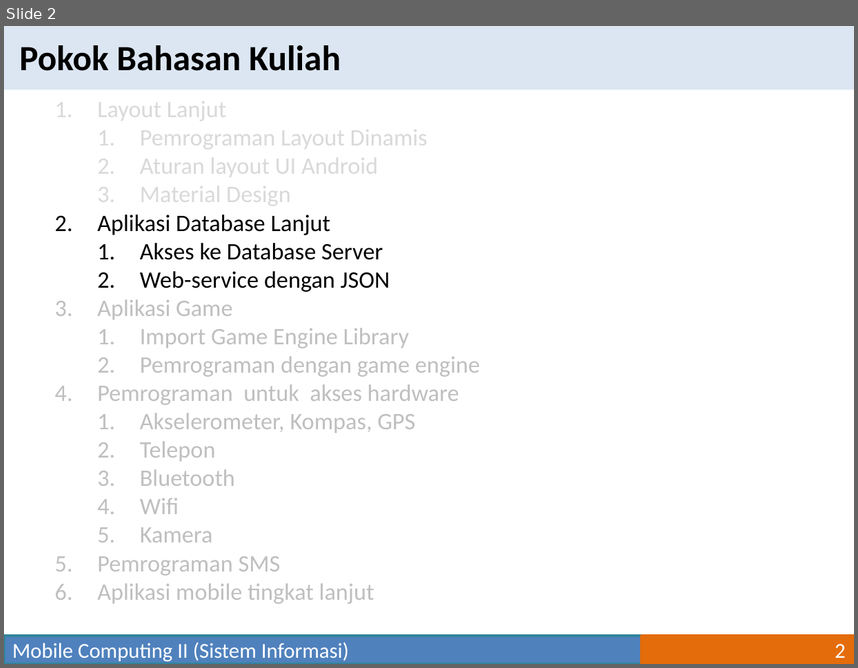
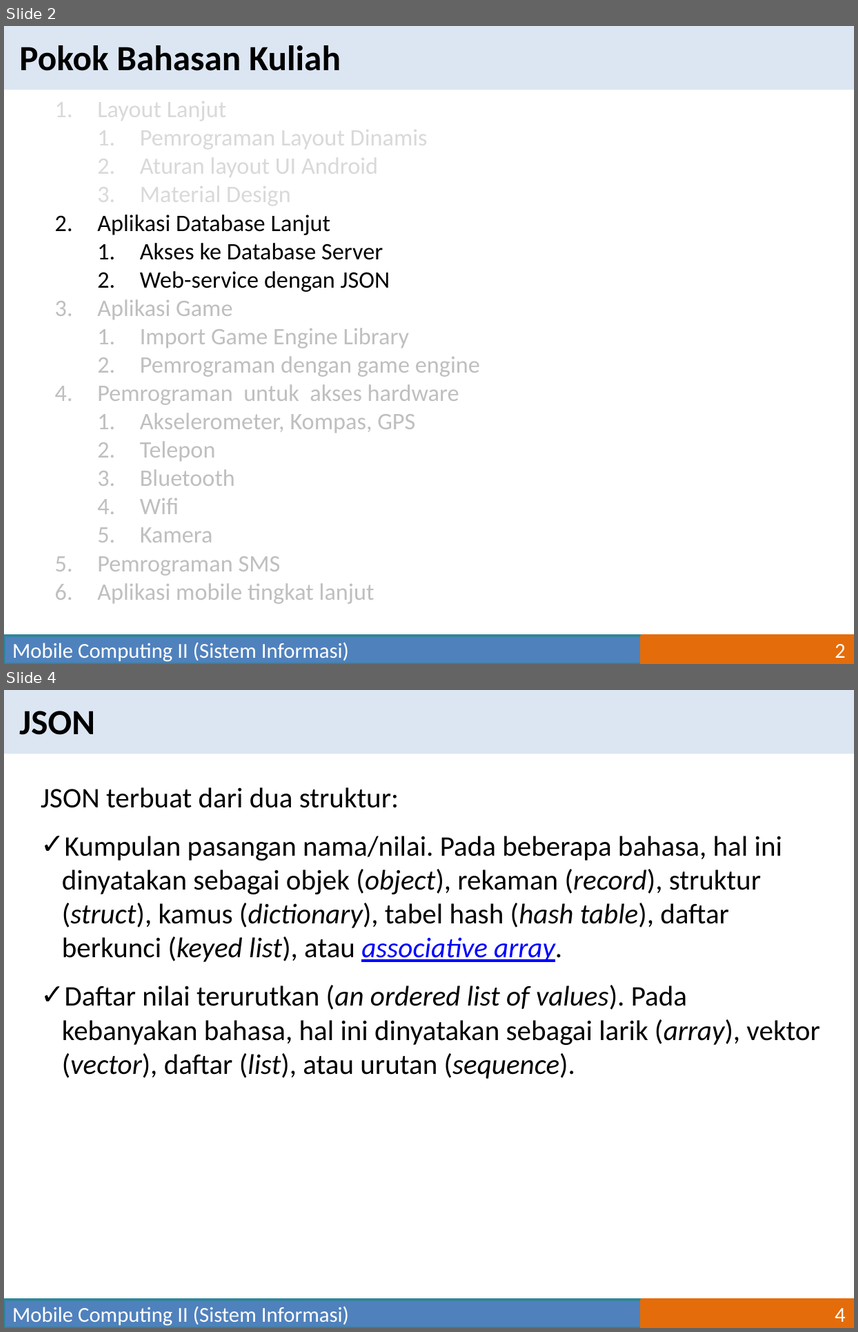
Before and after one commit to mpriyonots/Mobile-Computing-II, a slide deck: materi/Mobile Computing II-06.pptx. Shown one above the other, each under a label of ours: slide 2 before the commit, slides 2 and 4 after it; the slides between them are not shown. The pictures are 858x668 and 858x1332 pixels, drawn with LibreOffice and Linux fonts; fonts in the diff are those of the drawing. Boxes give left, top, right and bottom in pixels: in the first picture for what was removed or moved away, otherwise in the second. Text is boxed around its words. In the diff, an @@ line names an element or a change of style, - is before the commit and + after.

```diff
--- a/materi/Mobile Computing II-06.pptx
+++ b/materi/Mobile Computing II-06.pptx
@@ slide 4 added at [4, 690, 854, 1328], background #FFFFFF @@
@@ rectangle added at [4, 690, 854, 753], fill #DCE6F2 @@
@@ text added at [19, 711, 95, 735], 30 pt, text #000000, bold @@
+JSON
@@ text added at [41, 787, 820, 1078], 24 pt, text #000000 @@
+JSON terbuat dari dua struktur:
+✓ Kumpulan pasangan nama/nilai. Pada beberapa bahasa, hal ini dinyatakan sebagai objek (object), rekaman (record), struktur (struct), kamus (dictionary), tabel hash (hash table), daftar berkunci (keyed list), atau associative array.
+✓ Daftar nilai terurutkan (an ordered list of values). Pada kebanyakan bahasa, hal ini dinyatakan sebagai larik (array), vektor (vector), daftar (list), atau urutan (sequence).
@@ rectangle added at [4, 1299, 642, 1328], fill #4F81BD, outline #31859C 2 pt, 18 pt, text #FFFFFF @@
+Mobile Computing II (Sistem Informasi)
@@ page number added at [642, 1299, 854, 1328], fill #E46C0A, outline #E46C0A 2 pt, 18 pt, text #FFFFFF @@
+4
```
Also in this commit, not shown: 7 other slides added, 1 slide removed, 1 other file.
